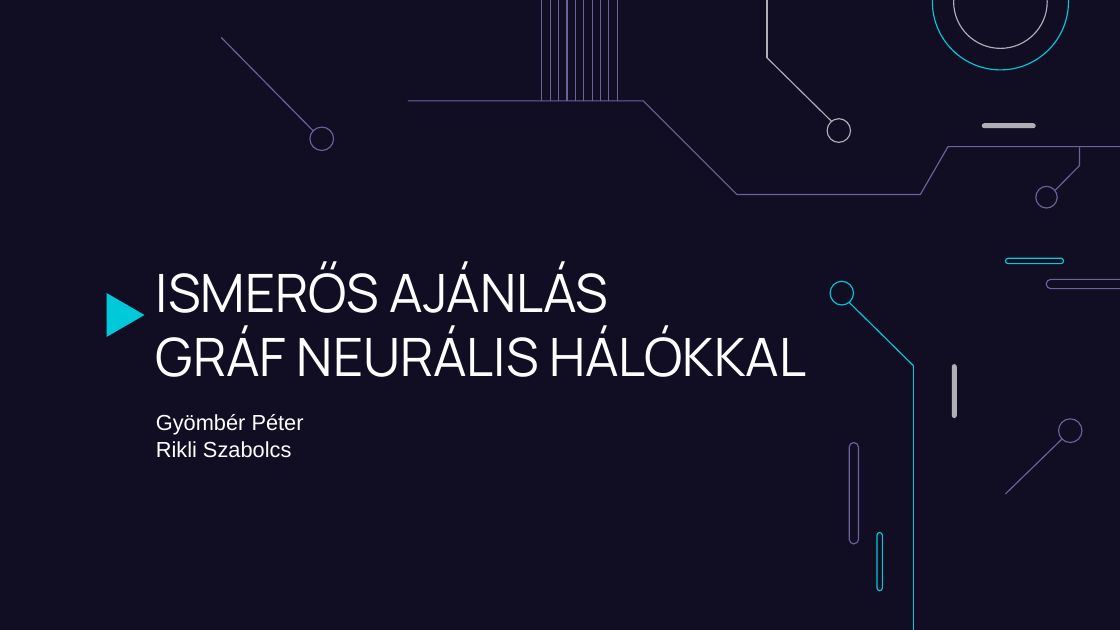
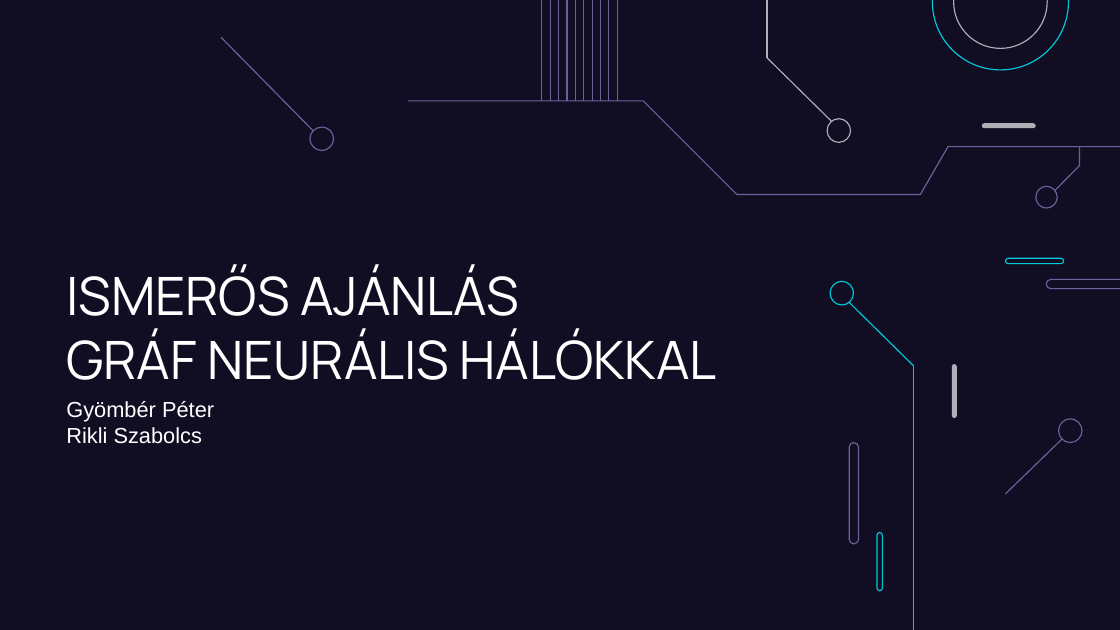
Before and after one commit to gyomberpet/DL-friend-recommendation, a slide deck: slide 1 of DL_Friend_recommendation.pptx. Drawn at 1120x630 pixels with LibreOffice and Linux fonts; fonts in the diff are those of the drawing. Boxes give left, top, right and bottom in pixels: in the first picture for what was removed or moved away, otherwise in the second. Text is boxed around its words. In the diff, an @@ line names an element or a change of style, - is before the commit and + after.

```diff
--- a/DL_Friend_recommendation.pptx
+++ b/DL_Friend_recommendation.pptx
@@ title "ISMERŐS AJÁNLÁS": place and size @@
-title "ISMERŐS AJÁNLÁS" at [156,263,806,377]
+title "ISMERŐS AJÁNLÁS" at [66,266,717,380]
@@ flow chart merge removed at [107,293,145,337] @@
@@ subtitle "Gyömbér Péter": place and size @@
-subtitle "Gyömbér Péter" at [156,414,304,458]
+subtitle "Gyömbér Péter" at [66,401,214,444]
```
Also in this commit, not shown: 1 other slide changed, 1 slide added, 1 slide removed.
